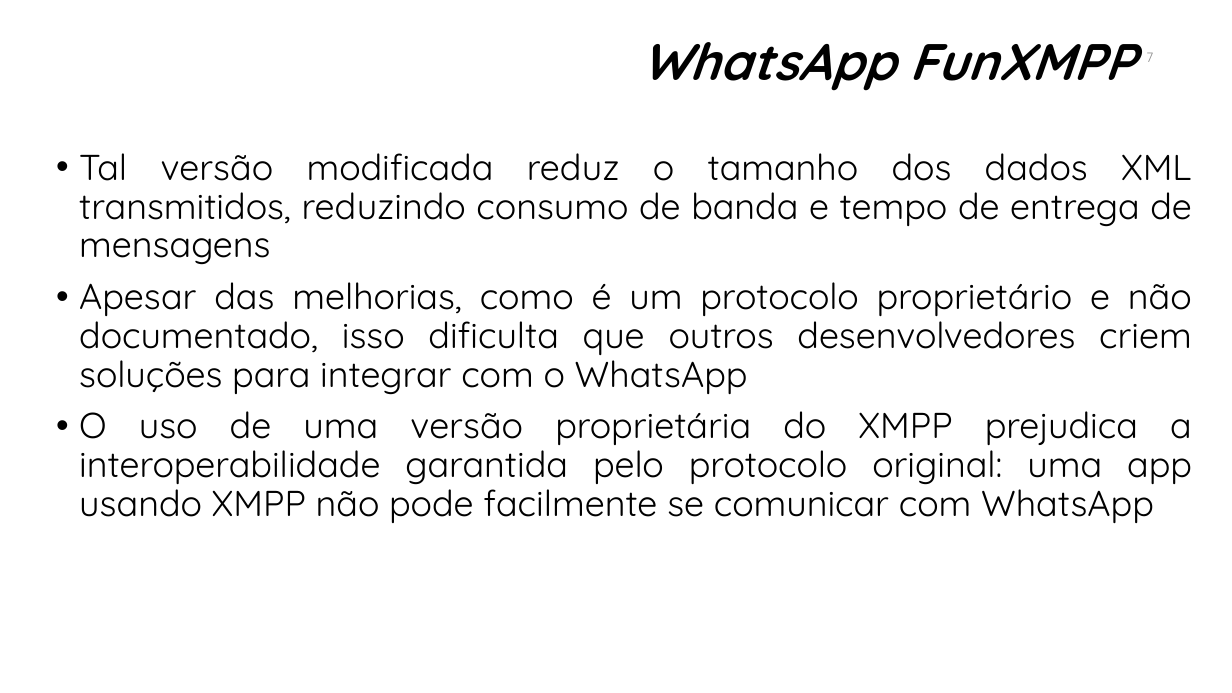
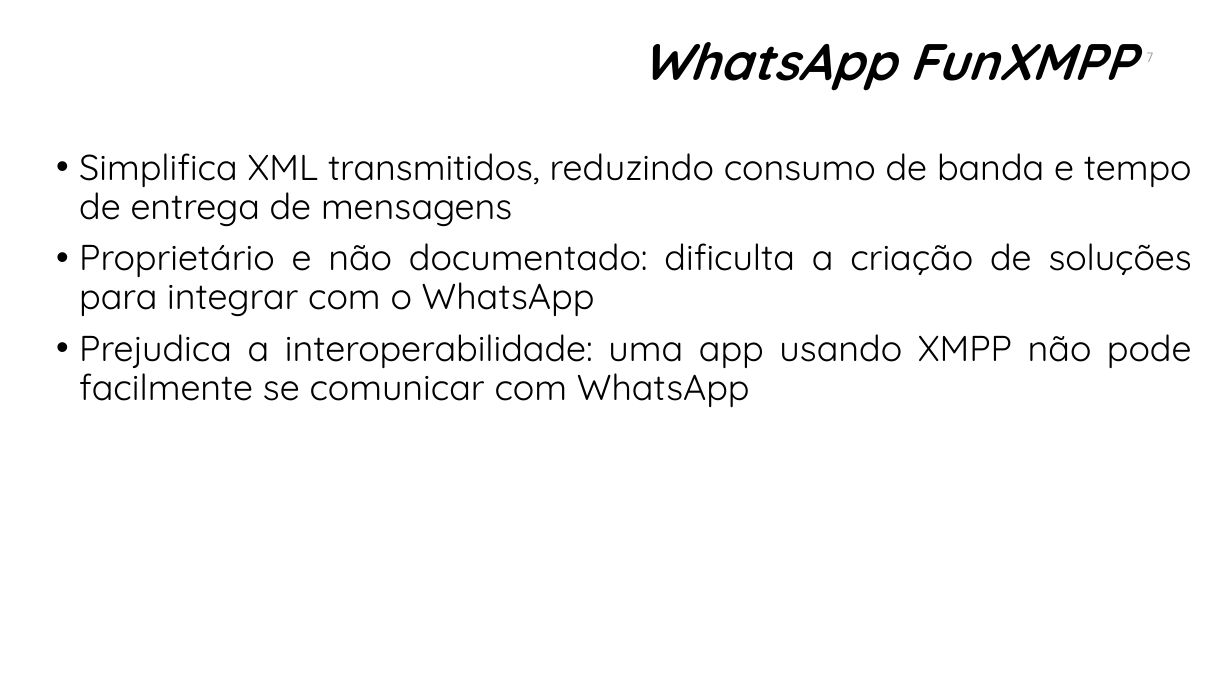
Before and after one commit to manoelcampos/sd-xmpp-chat-client, a slide deck: slide 7 of xmpp.pptx. Drawn at 1232x693 pixels with LibreOffice and Linux fonts; fonts in the diff are those of the drawing; background and template pictures are left out. Boxes give left, top, right and bottom in pixels: in the first picture for what was removed or moved away, otherwise in the second. Text is boxed around its words. In the diff, an @@ line names an element or a change of style, - is before the commit and + after.

Commit message:
Atualiza slides XMPP

```diff
--- a/xmpp.pptx
+++ b/xmpp.pptx
@@ text at <box>79,153,1192,407</box>: text changed @@
-• Tal versão modificada reduz o tamanho dos dados XML transmitidos, reduzindo consumo de banda e tempo de entrega de mensagens
-• Apesar das melhorias, como é um protocolo proprietário e não documentado, isso dificulta que outros desenvolvedores criem soluções para integrar com o WhatsApp
-• O uso de uma versão proprietária do XMPP prejudica a interoperabilidade garantida pelo protocolo original: uma app usando XMPP não pode facilmente se comunicar com WhatsApp
+• Simplifica XML transmitidos, reduzindo consumo de banda e tempo de entrega de mensagens
+• Proprietário e não documentado: dificulta a criação de soluções para integrar com o WhatsApp
+• Prejudica a interoperabilidade: uma app usando XMPP não pode facilmente se comunicar com WhatsApp
```
Also in this commit, not shown: 18 other slides changed, 1 slide added.
